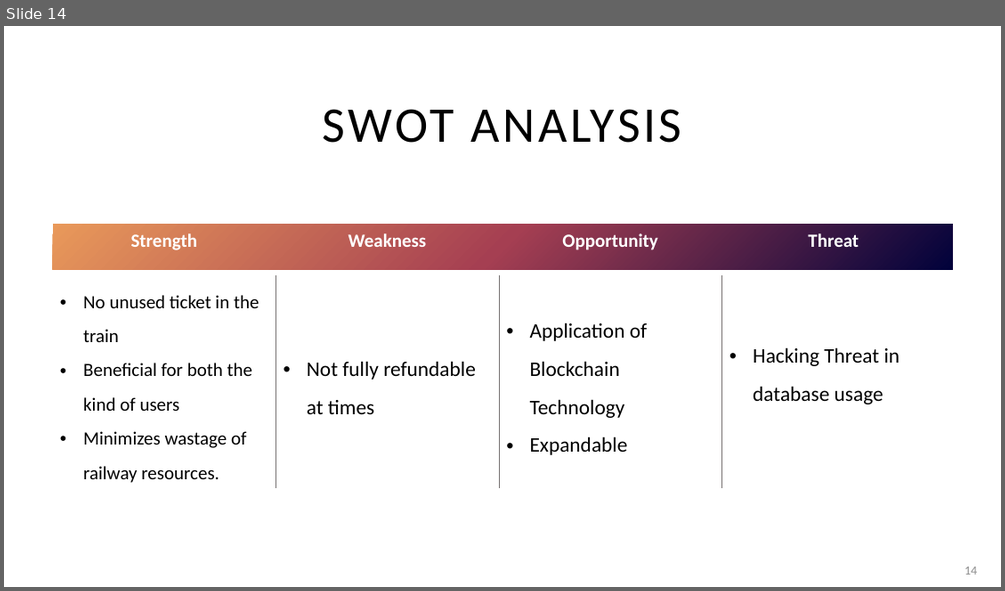
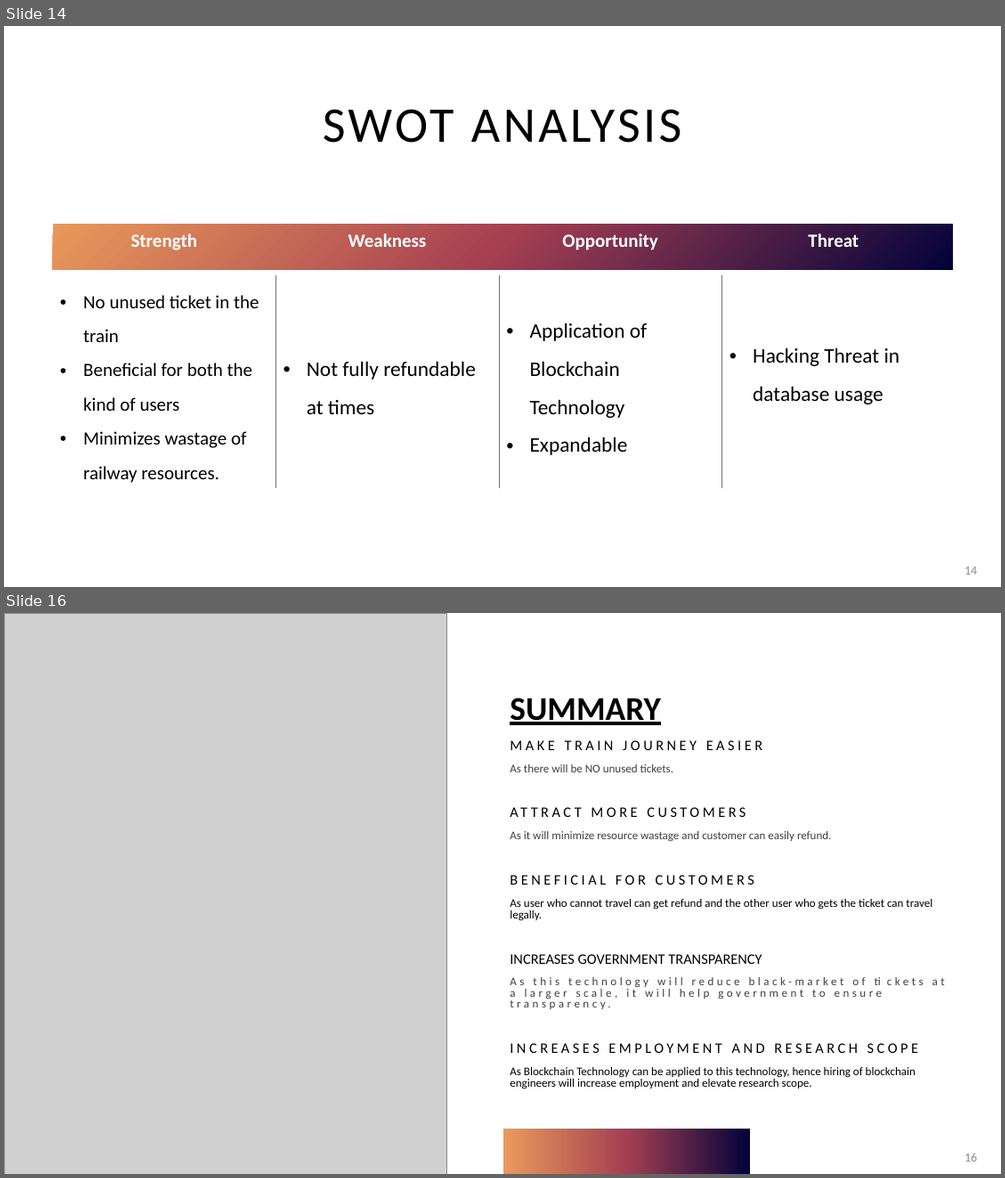
Before and after one commit to zhalok/HACKNSU4_SUST_Agile_Team, a slide deck: SUST_AGILE_TEAM.pptx. Shown one above the other, each under a label of ours: slide 14 before the commit, slides 14 and 16 after it; the slides between them are not shown. The pictures are 1005x591 and 1005x1178 pixels, drawn with LibreOffice and Linux fonts; fonts in the diff are those of the drawing; grey boxes stand for pictures. Boxes give left, top, right and bottom in pixels: in the first picture for what was removed or moved away, otherwise in the second. Text is boxed around its words. In the diff, an @@ line names an element or a change of style, - is before the commit and + after.

```diff
--- a/SUST_AGILE_TEAM.pptx
+++ b/SUST_AGILE_TEAM.pptx
@@ slide 16 added at box(4, 613, 1001, 1174), background #FFFFFF @@
@@ picture added at box(4, 613, 446, 1174) @@
@@ title added at box(510, 698, 661, 725), 32 pt, text #000000, bold, underline @@
+SUMMARY
@@ text added at box(510, 740, 932, 1089), 11.2 pt, text #000000 @@
+MAKE TRAIN JOURNEY EASIER
+As there will be NO unused tickets.
+ATTRACT MORE CUSTOMERS
+As it will minimize resource wastage and customer can easily refund.
+BENEFICIAL FOR CUSTOMERS
+As user who cannot travel can get refund and the other user who gets the ticket can travel legally.
+INCREASES GOVERNMENT TRANSPARENCY
+As this technology will reduce black-market of tickets at a larger scale, it will help government to ensure transparency.
+INCREASES EMPLOYMENT AND RESEARCH SCOPE
+As Blockchain Technology can be applied to this technology, hence hiring of blockchain engineers will increase employment and elevate research scope.
@@ rectangle added at box(503, 1128, 751, 1174), fill gradient #01023B to #A53F52 to #EA9A5C @@
@@ page number added at box(964, 1152, 977, 1161), 12 pt, text #8C8C8C @@
+16
```
Also in this commit, not shown: 5 slides changed, 2 other slides added, 5 slides removed.
